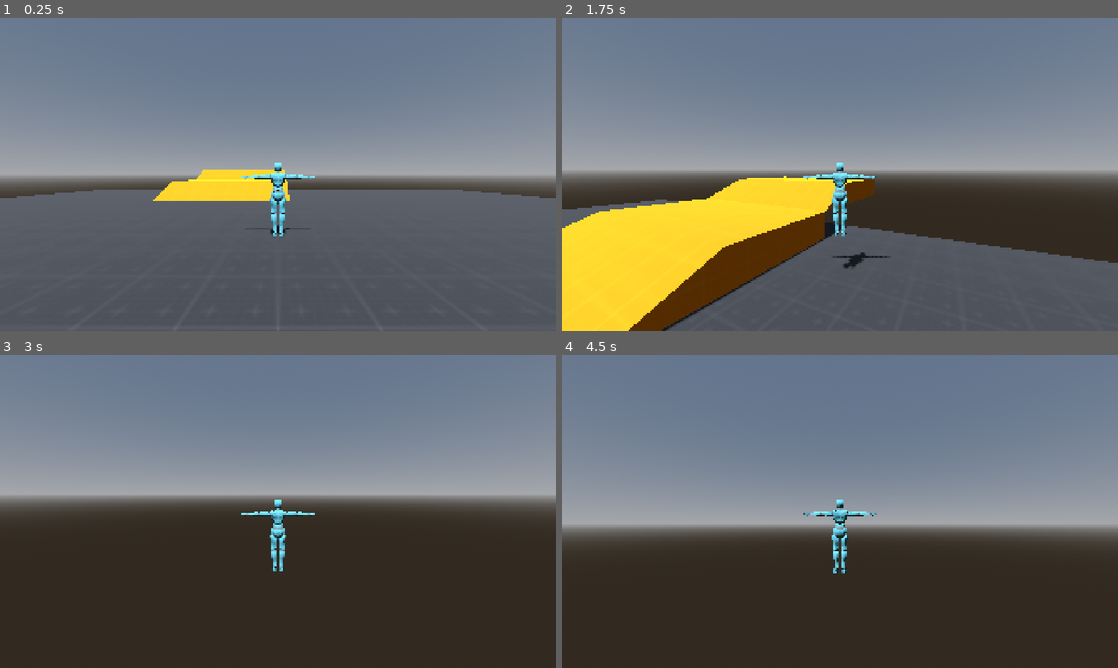
Above: before the commit, frames 1-4 (two rows, left to right).
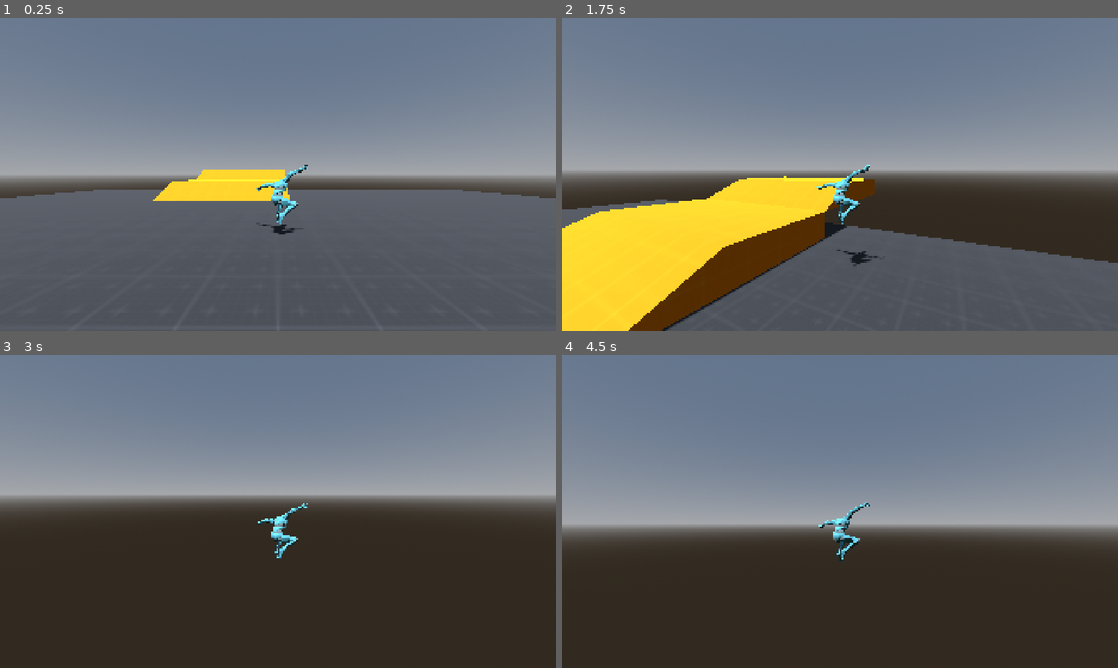
Above: after the commit, the same moments.

Repository: livemehere/3d-prototype
Game: Godot game, scene res://scenes/Main.tscn
Two runs of this game, one before a commit and one after it. Both use one fixed random seed, a clock stepped at 60 frames per second and the inputs below.
Inputs (mouse positions are in pixels of both pictures, inside the frame that each line leads up to):
- Up to frame 1 (0.25 s): no input
- Up to frame 2 (1.75 s): move the mouse to (867, 174) at 0.52 s; hold W (move_forward) from 0.53 s (still down); tap Shift (dash) at 0.6, 1.35 s; tap Space (jump) at 0.77, 1.52 s; move the mouse to (812, 174) at 1.27 s
- Up to frame 3 (3 s): keep holding W (move_forward); move the mouse to (289, 505) at 2.02 s; tap Shift (dash) at 2.1, 2.85 s; move the mouse to (272, 517) at 2.77 s
- Up to frame 4 (4.5 s): keep holding W (move_forward); tap Space (jump) at 3.02, 3.77 s; move the mouse to (878, 514) at 3.52 s; tap Shift (dash) at 3.6, 4.35 s; move the mouse to (795, 508) at 4.27 s

The runs differ from the first frame. In frame 1, 0.8% of the frame differs, in the area x 43-57%, y 46-70%; in frame 2, 0.9%, in the area x 43-59%, y 46-81%; in frame 3, 0.7%; in frame 4, 0.8%.

Commit message:
apply y-bot and anim

Diff:
--- a/entities/player/Player.tscn
+++ b/entities/player/Player.tscn
@@ -2,7 +2,7 @@
 
 [ext_resource type="Script" uid="uid://g6xwl8y4dqpx" path="res://entities/player/player.gd" id="1_453mm"]
 [ext_resource type="Script" uid="uid://81tt8ms14bmi" path="res://entities/player/player_camera_controller.gd" id="2_62i1b"]
-[ext_resource type="PackedScene" uid="uid://bjj5iesvbagn4" path="res://entities/player/sandbox_man.tscn" id="3_l3c03"]
+[ext_resource type="PackedScene" uid="uid://c5u66e6obkn2g" path="res://entities/player/y_bot.tscn" id="3_l3c03"]
 
 [sub_resource type="CapsuleShape3D" id="CapsuleShape3D_waelg"]
 
@@ -17,7 +17,7 @@
 
 [node name="Player" type="CharacterBody3D" unique_id=374215843 node_paths=PackedStringArray("model")]
 script = ExtResource("1_453mm")
-model = NodePath("SandboxMan")
+model = NodePath("Model")
 metadata/_edit_group_ = true
 
 [node name="CollisionShape3D" type="CollisionShape3D" parent="." unique_id=975063952]
@@ -31,13 +31,13 @@
 
 [node name="Camera3D" type="Camera3D" parent="SpringArm3D" unique_id=1376734024]
 
-[node name="SandboxModel" type="MeshInstance3D" parent="." unique_id=452682211]
+[node name="ShapeModel" type="MeshInstance3D" parent="." unique_id=452682211]
 transform = Transform3D(1, 0, 0, 0, 1, 0, 0, 0, 1, 0, 1, 0)
 visible = false
 mesh = SubResource("CapsuleMesh_d5mmr")
 
-[node name="MeshInstance3D" type="MeshInstance3D" parent="SandboxModel" unique_id=1429031781]
+[node name="MeshInstance3D" type="MeshInstance3D" parent="ShapeModel" unique_id=1429031781]
 transform = Transform3D(1, 0, 0, 0, 1, 0, 0, 0, 1, 0, 0.39999998, -0.35)
 mesh = SubResource("BoxMesh_d5mmr")
 
-[node name="SandboxMan" parent="." unique_id=769100719 instance=ExtResource("3_l3c03")]
+[node name="Model" parent="." unique_id=28245311 instance=ExtResource("3_l3c03")]
--- a/entities/player/player.gd
+++ b/entities/player/player.gd
@@ -28,6 +28,7 @@
 var dash_direction := Vector3.ZERO
 
 @export var model: Node3D
+@onready var anim_player: AnimationPlayer = $Model/AnimationPlayer
 @onready var third_person_camera: Camera3D = $SpringArm3D/Camera3D
 
 var gravity = ProjectSettings.get_setting("physics/3d/default_gravity")
@@ -105,4 +106,11 @@
 		var target_angle := atan2(-direction.x, -direction.z);
 		model.rotation.y = lerp_angle(model.rotation.y, target_angle, turn_speed * delta)
 
+	if velocity.y != 0:
+		anim_player.play("fall")
+	elif direction:
+		anim_player.play("run")
+	else:
+		anim_player.play("idle")
+
 	move_and_slide()
--- a/entities/player/sandbox_man.tscn
+++ /dev/null
@@ -1,8 +0,0 @@
-[gd_scene format=3 uid="uid://bjj5iesvbagn4"]
-
-[ext_resource type="PackedScene" uid="uid://b2em4xlgx3rlc" path="res://assets/models/sandbox_man.glb" id="1_uyxme"]
-
-[node name="SandboxMan" unique_id=769100719 instance=ExtResource("1_uyxme")]
-
-[node name="Armature" parent="." index="0" unique_id=791174850]
-transform = Transform3D(-0.01, -2.3283064e-10, 0, 0, 0, -0.01, 2.3283064e-10, -0.01, 0, 0, 0, 0)
--- /dev/null
+++ b/entities/player/y_bot.tscn
@@ -0,0 +1,105 @@
+[gd_scene format=3 uid="uid://c5u66e6obkn2g"]
+
+[ext_resource type="PackedScene" uid="uid://v87k2rnmmbkb" path="res://assets/models/Y-Bot.glb" id="1_llp81"]
+
+[node name="ModelRoot" unique_id=28245311 instance=ExtResource("1_llp81")]
+
+[node name="Armature" parent="." index="0" unique_id=1195477651]
+transform = Transform3D(-0.01, -8.7422775e-10, 0, 0, 0, -0.01, 8.7422775e-10, -0.01, 0, 0, 0, 0)
+
+[node name="Skeleton3D" parent="Armature" index="0" unique_id=445711851]
+bones/0/position = Vector3(0.26167607, -0.12629427, -98.995995)
+bones/0/rotation = Quaternion(-0.7278332, -0.053429227, 0.012382726, 0.6835575)
+bones/1/rotation = Quaternion(-0.03163082, 0.011397706, 0.022761362, 0.9991754)
+bones/2/rotation = Quaternion(0.010287534, 0.0011603417, 0.01381205, 0.99985105)
+bones/3/rotation = Quaternion(0.06755518, 0.0021543817, 0.013774801, 0.99761814)
+bones/4/rotation = Quaternion(0.051899977, -0.0008983579, 0.003926648, 0.9986442)
+bones/5/rotation = Quaternion(-0.06595737, 0.0119383875, -0.0014931838, 0.9977499)
+bones/7/rotation = Quaternion(-0.5982318, -0.43452534, 0.5076736, -0.4422375)
+bones/8/position = Vector3(3.841915e-06, 12.922287, -9.936841e-06)
+bones/8/rotation = Quaternion(0.54345024, 0.18400523, 0.20301136, 0.7934672)
+bones/9/position = Vector3(1.2035962e-05, 27.404676, 2.7200258e-08)
+bones/9/rotation = Quaternion(1.4730837e-08, 2.6471742e-08, 0.012734965, 0.999919)
+bones/10/position = Vector3(4.9854407e-07, 27.614447, 1.376945e-05)
+bones/10/rotation = Quaternion(0.04830459, -0.2848897, 0.026825272, 0.9569665)
+bones/11/rotation = Quaternion(0.20985986, -0.059561785, 0.20750426, 0.9536001)
+bones/12/position = Vector3(3.7550967e-06, 4.744968, -1.8723867e-06)
+bones/12/rotation = Quaternion(-0.14270748, 0.08659725, -0.24053374, 0.9561794)
+bones/13/position = Vector3(-2.1457654e-06, 4.3821197, 3.038531e-08)
+bones/13/rotation = Quaternion(-0.121021934, -0.07554153, 0.024053778, 0.98947895)
+bones/14/position = Vector3(-6.0700127e-06, 3.4590833, -2.1835576e-06)
+bones/15/position = Vector3(-2.822038, 12.266611, 0.23181945)
+bones/15/rotation = Quaternion(0.06621806, 0.0007334324, 0.008435616, 0.9977693)
+bones/16/position = Vector3(-2.1379397e-07, 3.891974, -2.133229e-06)
+bones/16/rotation = Quaternion(0.15099634, -1.0225662e-06, -0.015479931, 0.9884131)
+bones/17/rotation = Quaternion(0.07008195, -1.3864587e-07, -0.007181716, 0.9975154)
+bones/18/position = Vector3(-5.751647e-07, 3.0779839, -1.4624432e-06)
+bones/19/position = Vector3(-1.2763509e-05, 12.775515, -5.8989026e-06)
+bones/19/rotation = Quaternion(0.13653138, -0.003835978, -0.022952424, 0.9903624)
+bones/20/position = Vector3(2.4987372e-08, 3.6139822, -1.9112483e-06)
+bones/20/rotation = Quaternion(0.15125486, -1.0871534e-07, -0.015500161, 0.9883733)
+bones/21/rotation = Quaternion(0.15993322, -1.2278556e-07, -0.01638932, 0.9869918)
+bones/22/position = Vector3(-3.138407e-05, 3.6801944, -4.7688936e-06)
+bones/23/position = Vector3(2.2166364, 12.147001, -0.009997428)
+bones/23/rotation = Quaternion(0.18325111, -0.004652358, -0.031450808, 0.98255193)
+bones/24/position = Vector3(2.5801356e-07, 3.6011784, -1.3982486e-06)
+bones/24/rotation = Quaternion(0.18138607, -1.6026647e-06, -0.018596033, 0.98323613)
+bones/25/position = Vector3(-1.2263602e-06, 3.3073204, 2.8796399e-06)
+bones/25/rotation = Quaternion(0.15521307, -4.7732772e-08, -0.015905615, 0.987753)
+bones/26/position = Vector3(-2.267988e-05, 3.6601124, 1.5484437e-05)
+bones/27/position = Vector3(4.725836, 10.908179, 0.2261315)
+bones/27/rotation = Quaternion(0.23386957, -0.003472537, -0.048871983, 0.97103274)
+bones/28/position = Vector3(8.3569984e-07, 4.136651, -1.2020209e-06)
+bones/28/rotation = Quaternion(0.15125328, -5.5917226e-05, -0.015864123, 0.98836774)
+bones/29/position = Vector3(-1.8047189e-07, 2.5948327, 3.0075203e-06)
+bones/29/rotation = Quaternion(0.14350031, 3.2819647e-05, -0.014477812, 0.98954445)
+bones/30/position = Vector3(5.1920665e-07, 2.9238663, 1.4582583e-06)
+bones/31/position = Vector3(-6.105697, 9.106349, 0.757076)
+bones/31/rotation = Quaternion(0.60011685, -0.43465632, 0.5242215, 0.41967312)
+bones/32/position = Vector3(1.3829566e-07, 12.922288, -5.0046365e-06)
+bones/32/rotation = Quaternion(0.46436504, -0.26297465, -0.23270455, 0.8130547)
+bones/33/position = Vector3(-3.0166998e-06, 27.404673, -2.5335048e-06)
+bones/33/rotation = Quaternion(3.7864623e-08, -1.4595114e-08, -0.058380693, 0.9982944)
+bones/34/position = Vector3(1.00784855e-05, 27.614464, 2.2026961e-06)
+bones/34/rotation = Quaternion(0.059025478, 0.17513946, -0.0059544016, 0.9827547)
+bones/35/rotation = Quaternion(0.21378542, 0.06537191, -0.22564735, 0.94821185)
+bones/36/position = Vector3(1.3709077e-06, 4.744967, -4.084266e-06)
+bones/36/rotation = Quaternion(-0.144092, -0.076172285, 0.27720702, 0.9468852)
+bones/37/position = Vector3(-3.576274e-07, 4.382129, 4.721038e-06)
+bones/37/rotation = Quaternion(-0.15520093, 0.07467894, -0.026045343, 0.9847118)
+bones/38/position = Vector3(7.5961757e-06, 3.4590662, -3.0300132e-05)
+bones/39/position = Vector3(2.8220417, 12.266612, 0.23183516)
+bones/39/rotation = Quaternion(0.059512988, -0.0009915768, -0.0109805195, 0.9981667)
+bones/40/position = Vector3(-1.8562605e-07, 3.8919673, 1.5769242e-06)
+bones/40/rotation = Quaternion(0.15128908, 8.0608686e-07, 0.012328369, 0.9884127)
+bones/41/rotation = Quaternion(0.070216365, -4.4202135e-09, 0.005719961, 0.99751544)
+bones/42/position = Vector3(-1.3053321e-06, 3.0779848, 1.7585453e-06)
+bones/43/position = Vector3(1.5189602e-05, 12.775531, 1.1530278e-05)
+bones/43/rotation = Quaternion(0.13051617, 0.003689808, 0.018921819, 0.9912588)
+bones/44/position = Vector3(-6.0144566e-07, 3.6139653, 1.6959862e-06)
+bones/44/rotation = Quaternion(0.15154454, 2.6560463e-07, 0.012345203, 0.9883734)
+bones/45/position = Vector3(-3.0863106e-05, 3.4597638, 6.8860027e-07)
+bones/45/rotation = Quaternion(0.16023901, 3.9749022e-08, 0.013053583, 0.98699194)
+bones/46/position = Vector3(2.9350727e-05, 3.6801822, -1.4858233e-07)
+bones/47/position = Vector3(-2.2166333, 12.147009, -0.009989913)
+bones/47/rotation = Quaternion(0.17745328, 0.004500772, 0.02645427, 0.98376334)
+bones/48/position = Vector3(6.057781e-07, 3.6011999, -3.9476933e-07)
+bones/48/rotation = Quaternion(0.18173495, 1.7243804e-06, 0.014812505, 0.983236)
+bones/49/position = Vector3(-3.1214222e-07, 3.3073149, 4.099668e-06)
+bones/49/rotation = Quaternion(0.15551047, 3.229329e-08, 0.012668275, 0.98775303)
+bones/50/position = Vector3(2.4024775e-05, 3.6601143, -3.8056714e-06)
+bones/51/position = Vector3(-4.7258325, 10.908192, 0.2261409)
+bones/51/rotation = Quaternion(0.22849455, 0.0034021956, 0.042977735, 0.97259015)
+bones/52/position = Vector3(2.7288565e-06, 4.1366568, -7.013059e-07)
+bones/52/rotation = Quaternion(0.15154785, 1.7923909e-06, 0.0123558575, 0.9883727)
+bones/53/position = Vector3(1.787818e-06, 2.5948446, -2.7321498e-06)
+bones/53/rotation = Quaternion(0.14377308, -1.4774537e-06, 0.011701596, 0.98954153)
+bones/54/position = Vector3(-1.1271874e-06, 2.9238644, 1.9882764e-06)
+bones/55/rotation = Quaternion(0.13600096, 0.078378804, 0.98449284, -0.078322425)
+bones/56/rotation = Quaternion(-0.13254319, -0.014469276, 0.032153577, 0.99055)
+bones/57/rotation = Quaternion(0.53447104, -0.021695418, -0.027452005, 0.8444623)
+bones/58/rotation = Quaternion(0.26934385, -0.03237569, -0.014591709, 0.9623892)
+bones/60/rotation = Quaternion(-0.090266004, -0.016730182, 0.995415, -0.026855748)
+bones/61/rotation = Quaternion(-0.0740945, 0.0840279, -0.024555262, 0.9934014)
+bones/62/rotation = Quaternion(0.56543964, 0.011345383, -0.008515956, 0.82466763)
+bones/63/rotation = Quaternion(0.2890856, 0.031890567, 0.0140794525, 0.9566683)
Binary file added: assets/models/Y-Bot.glb
Not shown, added: assets/models/Y-Bot.glb.import
Binary file removed: assets/models/sandbox_man.glb
Binary file added: entities/player/animaionts.glb
Not shown, changed: entities/player/animaionts.glb.import
Not shown, changed: .gitignore
